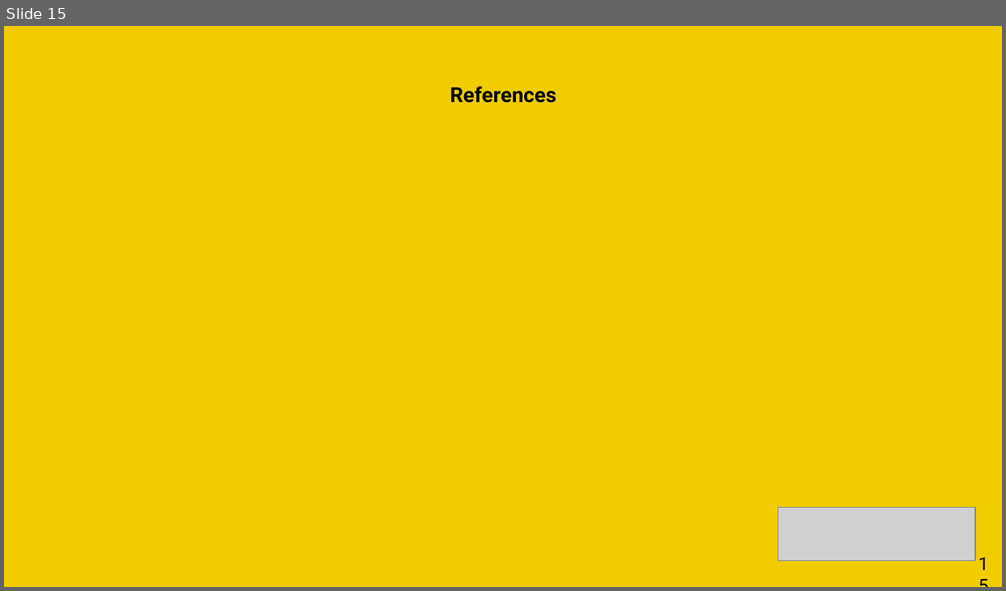
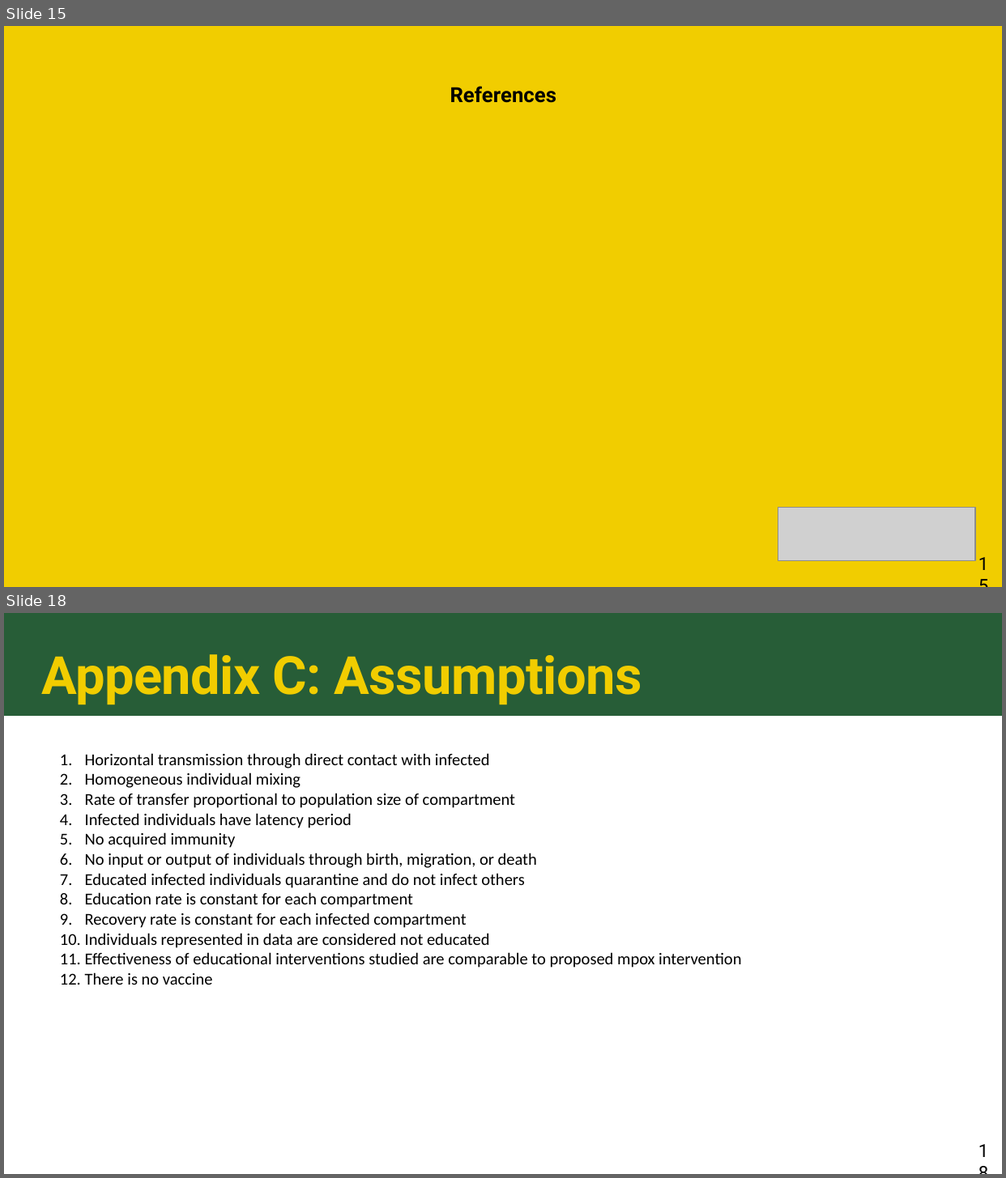
Before and after one commit to colbychristian/mpox_sier, a slide deck: Mpox_education_PPT.pptx. Shown one above the other, each under a label of ours: slide 15 before the commit, slides 15 and 18 after it; the slides between them are not shown. The pictures are 1006x591 and 1006x1178 pixels, drawn with LibreOffice and Linux fonts; fonts in the diff are those of the drawing; grey boxes stand for pictures. Boxes give left, top, right and bottom in pixels: in the first picture for what was removed or moved away, otherwise in the second. Text is boxed around its words. In the diff, an @@ line names an element or a change of style, - is before the commit and + after.

Commit message:
New ppt, added technical appendix

```diff
--- a/Mpox_education_PPT.pptx
+++ b/Mpox_education_PPT.pptx
@@ slide 18 added at [4,613,1002,1174], background #FFFFFF @@
@@ freeform shape added at [4,613,1002,716], fill #275D37 @@
@@ title added at [41,654,642,705], 38 pt, text #F1CD00, bold @@
+Appendix C: Assumptions
@@ text added at [85,753,741,985], 12 pt, text #000000 @@
+1. Horizontal transmission through direct contact with infected
+2. Homogeneous individual mixing
+3. Rate of transfer proportional to population size of compartment
+4. Infected individuals have latency period
+5. No acquired immunity
+6. No input or output of individuals through birth, migration, or death
+7. Educated infected individuals quarantine and do not infect others
+8. Education rate is constant for each compartment
+9. Recovery rate is constant for each infected compartment
+10. Individuals represented in data are considered not educated
+11. Effectiveness of educational interventions studied are comparable to proposed mpox intervention
+12. There is no vaccine
@@ page number added at [974,1139,992,1164], 13 pt, text #000000 @@
+18
```
Also in this commit, not shown: 3 slides changed, 3 other slides added, 1 slide removed.
